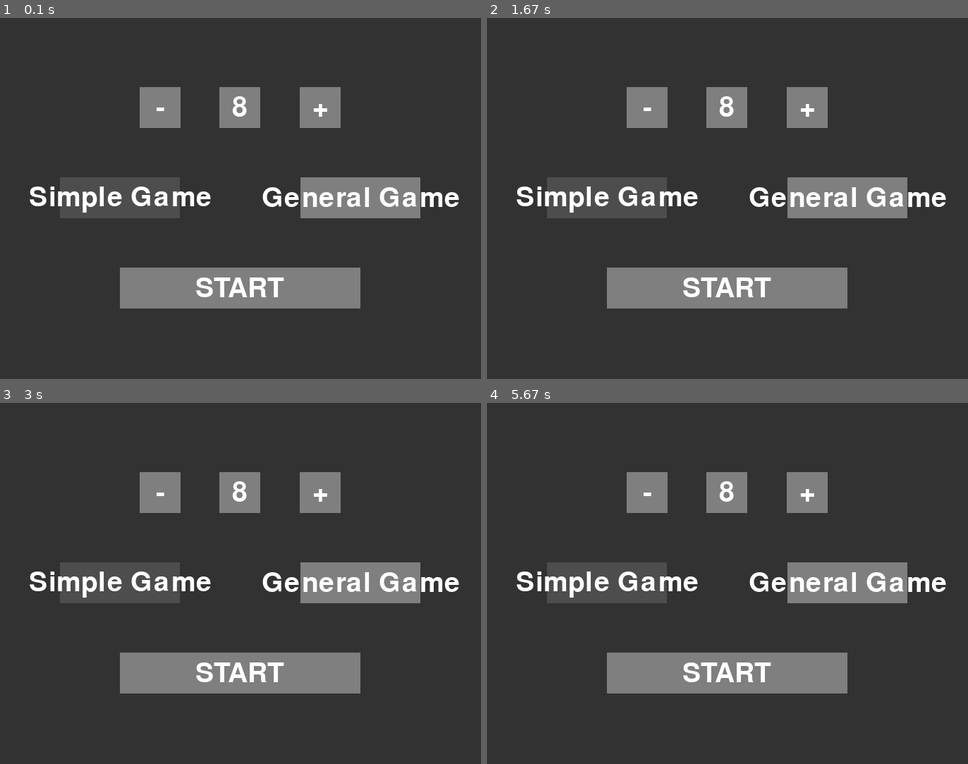
Above: before the commit, frames 1-4 (two rows, left to right).
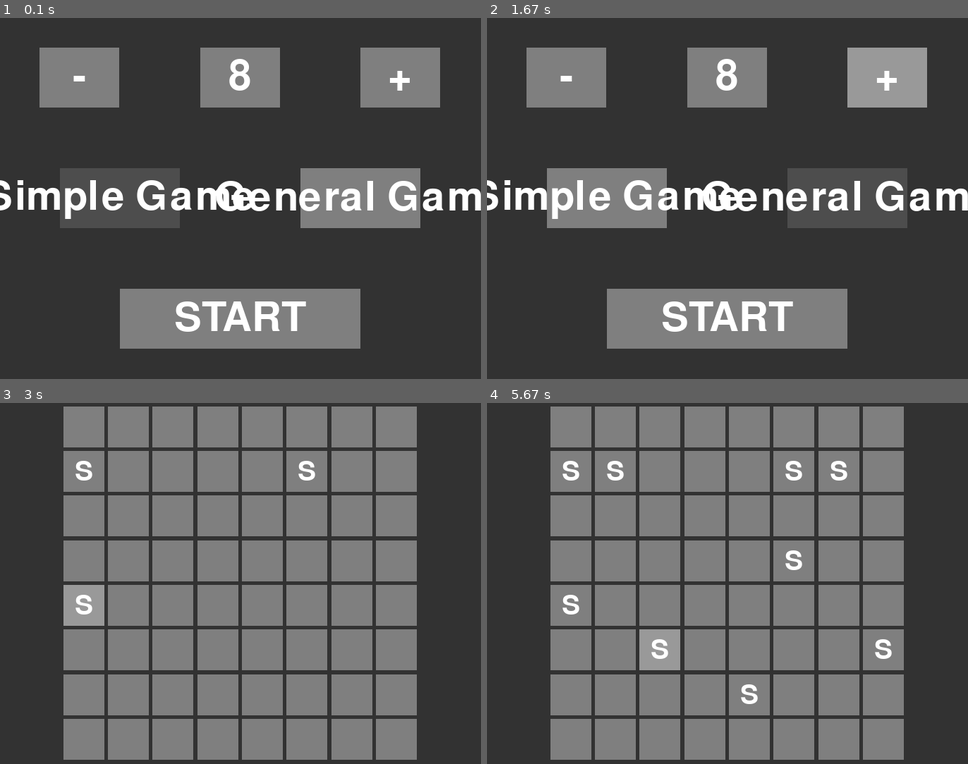
Above: after the commit, the same moments.

Repository: icaru52/sos-project-python
Game: pygame game, started from src/main.py
Two runs of this game, one before a commit and one after it. Both use one fixed random seed, a clock stepped at 60 frames per second and the inputs below.
Inputs (mouse positions are in pixels of both pictures, inside the frame that each line leads up to):
- Up to frame 1 (0.1 s): no input
- Up to frame 2 (1.67 s): press the mouse at (732, 223) at 0.37 s; move the mouse to (669, 212) at 0.47 s; release the mouse at (612, 202) at 0.6 s; press the mouse at (847, 198) at 0.7 s; move the mouse to (857, 212) at 0.8 s; release the mouse at (866, 223) at 0.93 s; press the mouse at (847, 198) at 1.03 s; move the mouse to (698, 140) at 1.13 s; release the mouse at (544, 82) at 1.27 s; press the mouse at (563, 75) at 1.37 s; move the mouse to (708, 68) at 1.47 s; release the mouse at (852, 61) at 1.6 s
- Up to frame 3 (3 s): click (230, 713) at 1.72 s; press the mouse at (81, 471) at 2.03 s; move the mouse to (187, 475) at 2.13 s; release the mouse at (293, 478) at 2.27 s; press the mouse at (264, 605) at 2.37 s; move the mouse to (168, 543) at 2.47 s; release the mouse at (72, 486) at 2.6 s; press the mouse at (394, 605) at 2.7 s; move the mouse to (250, 605) at 2.8 s; release the mouse at (105, 605) at 2.93 s
- Up to frame 4 (5.67 s): press the mouse at (703, 605) at 3.03 s; move the mouse to (751, 579) at 3.13 s; release the mouse at (794, 551) at 3.27 s; press the mouse at (881, 561) at 3.37 s; move the mouse to (809, 630) at 3.47 s; release the mouse at (732, 702) at 3.6 s; press the mouse at (660, 561) at 3.7 s; move the mouse to (645, 507) at 3.8 s; release the mouse at (636, 457) at 3.93 s; press the mouse at (660, 561) at 4.03 s; move the mouse to (698, 634) at 4.13 s; release the mouse at (737, 706) at 4.27 s; press the mouse at (881, 514) at 4.37 s; move the mouse to (876, 583) at 4.47 s; release the mouse at (871, 648) at 4.6 s; press the mouse at (751, 605) at 4.7 s; move the mouse to (761, 576) at 4.8 s; release the mouse at (770, 551) at 4.93 s; press the mouse at (751, 561) at 5.03 s; move the mouse to (799, 514) at 5.13 s; release the mouse at (852, 467) at 5.27 s; press the mouse at (568, 428) at 5.37 s; move the mouse to (612, 529) at 5.47 s; release the mouse at (655, 630) at 5.6 s

The runs differ from the first frame. In frame 1, 26% of the frame differs, in the area x 0-100%, y 8-92%; in frame 2, 29%; in frame 3, 56%; in frame 4, 57%, in the area x 6-96%, y 0-99%.

Commit message:
UI UserDict refactor. Button scaling made sane.

Diff:
--- a/src/game.py
+++ b/src/game.py
@@ -40,28 +40,19 @@
         self.board_ui.clear()
         for y in range(self.board.num_rows):
             for x in range(self.board.num_cols):
-                self.board_ui.add(str(x)+" "+str(y),
-                                  ui.Button(rect, self.board.get_char(x, y), {"x": x, "y": y}))
+                self.board_ui[f"{x} {y}"] = ui.Button(rect,
+                                                      self.board.get_char(x, y),
+                                                      {"x": x, "y": y})
 
         self.menu_ui.clear()
-
-        # size down
-        self.menu_ui.add("size_down", ui.Button(rect, "-"))
-
-        # current size
-        self.menu_ui.add("cur_size", ui.Button(rect, str(self.board.num_cols)))
-
-        # size up
-        self.menu_ui.add("size_up", ui.Button(rect, "+"))
-
-        # simple
-        self.menu_ui.add("simple_game", ui.Button(rect, "Simple Game", {}, True))
-
-        # general
-        self.menu_ui.add("general_game", ui.Button(rect, "General Game", {}, False))
-
-        # start
-        self.menu_ui.add("start_game", ui.Button(rect, "START"))
+        self.menu_ui = ui.UI({
+            "size_down"    : ui.Button(rect, "-"),
+            "cur_size"     : ui.Button(rect, str(self.board.num_cols)),
+            "size_up"      : ui.Button(rect, "+"),
+            "simple_game"  : ui.Button(rect, "Simple Game", {}, True),
+            "general_game" : ui.Button(rect, "General Game", {}, False),
+            "start_game"   : ui.Button(rect, "START")
+        })
 
     def resize(self) -> None:
         self.size = min(self.surface.get_size())
@@ -75,29 +66,29 @@
 
         for y in range(self.board.num_rows):
             for x in range(self.board.num_cols):
-                self.board_ui.buttons[str(x)+" "+str(y)].rect = ( # Cursed, I know...
+                self.board_ui[f"{x} {y}"].rect = ( # Cursed, I know...
                     pygame.Rect(board_offset[0] + (cell_size + gap_size) * x,
                                 board_offset[1] + (cell_size + gap_size) * y,
                                 cell_size,
                                 cell_size))
 
-        self.menu_ui.buttons["size_down"].rect = rect_center(width * 1/3, height * 1/4,
-                                                             cell_size, cell_size)
+        self.menu_ui["size_down"].rect    = rect_center(width * 1/6, height * 1/6,
+                                                        width * 1/6, height * 1/6)
 
-        self.menu_ui.buttons["cur_size"].rect = rect_center(width * 1/2, height * 1/4,
-                                                           cell_size, cell_size)
+        self.menu_ui["cur_size"].rect     = rect_center(width * 1/2, height * 1/6,
+                                                        width * 1/6, height * 1/6)
 
-        self.menu_ui.buttons["size_up"].rect = rect_center(width * 2/3, height * 1/4,
-                                                           cell_size, cell_size)
+        self.menu_ui["size_up"].rect      = rect_center(width * 5/6, height * 1/6,
+                                                        width * 1/6, height * 1/6)
 
-        self.menu_ui.buttons["simple_game"].rect = rect_center(width * 1/4, height * 1/2,
-                                                               width * 1/4, cell_size)
+        self.menu_ui["simple_game"].rect  = rect_center(width * 1/4, height * 1/2,
+                                                        width * 1/4, height * 1/6)
 
-        self.menu_ui.buttons["general_game"].rect = rect_center(width * 3/4, height * 1/2,
-                                                                width * 1/4, cell_size)
+        self.menu_ui["general_game"].rect = rect_center(width * 3/4, height * 1/2,
+                                                        width * 1/4, height * 1/6)
 
-        self.menu_ui.buttons["start_game"].rect = rect_center(width * 1/2, height * 3/4,
-                                                              width * 1/2, cell_size)
+        self.menu_ui["start_game"].rect   = rect_center(width * 1/2, height * 5/6,
+                                                        width * 1/2, height * 1/6)
 
 
     def draw_menu(self) -> None:
@@ -127,8 +118,8 @@
             line_color.hsla = (self.board.players[sos.player_id].hue, 100, 50, 100)
             draw_nice_line(self.surface,
                            line_color,
-                           self.board_ui.buttons[str(sos.p1[0])+" "+str(sos.p1[1])].rect.center,
-                           self.board_ui.buttons[str(sos.p2[0])+" "+str(sos.p2[1])].rect.center,
+                           self.board_ui[f"{sos.p1[0]} {sos.p1[1]}"].rect.center,
+                           self.board_ui[f"{sos.p2[0]} {sos.p2[1]}"].rect.center,
                            max(1, self.size / self.board.num_cols * 0.1))
 
     def menu_clicks(self, key: str, mouse_button: int = 1) -> None:
@@ -137,22 +128,22 @@
                 if self.board.num_cols > 3:
                     self.board.num_cols -= 1
                     self.board.num_rows -= 1
-                    self.menu_ui.buttons["cur_size"].text = str(self.board.num_cols)
+                    self.menu_ui["cur_size"].text = str(self.board.num_cols)
 
             case "size_up":
                 self.board.num_cols += 1
                 self.board.num_rows += 1
-                self.menu_ui.buttons["cur_size"].text = str(self.board.num_cols)
+                self.menu_ui["cur_size"].text = str(self.board.num_cols)
 
             case "simple_game":
                 self.board.game_mode = "simple"
-                self.menu_ui.buttons["simple_game"].clicked = True
-                self.menu_ui.buttons["general_game"].clicked = False
+                self.menu_ui["simple_game"].clicked = True
+                self.menu_ui["general_game"].clicked = False
 
             case "general_game":
                 self.board.game_mode = "general"
-                self.menu_ui.buttons["simple_game"].clicked = False
-                self.menu_ui.buttons["general_game"].clicked = True
+                self.menu_ui["simple_game"].clicked = False
+                self.menu_ui["general_game"].clicked = True
 
             case "start_game":
                 self.board.reset()
@@ -162,7 +153,7 @@
 
     def board_clicks(self, col: int, row: int, button: int = 1) -> None:
         self.board.make_move(col, row, board.Mark.S if button == 1 else board.Mark.O)
-        self.board_ui.buttons[str(col) + " " + str(row)].text = self.board.get_char(col, row)
+        self.board_ui[f"{col} {row}"].text = self.board.get_char(col, row)
 
     def end_clicks(self, pos: Sequence, button: int = 1) -> None:
         print("Endgame click detection not implemented")
--- a/src/pygame_helper.py
+++ b/src/pygame_helper.py
@@ -25,7 +25,7 @@
                    color: Sequence[int],
                    start_pos: Sequence[float],
                    end_pos: Sequence[float],
-                   width: float) -> pygame.Rect:
+                   width: float = 2) -> pygame.Rect:
 
     if len(start_pos) != 2 or len(end_pos) != 2:
         #any(not isinstance(x, int) for x in start_pos + end_pos)):
@@ -50,11 +50,6 @@
 
     return rect
 
-def rect_center(center_x: float,
-                center_y: float,
-                width: float,
-                height: float) -> pygame.Rect:
-    return pygame.Rect(center_x - width/2,
-                       center_y - height/2,
-                       width,
-                       height)
+def rect_center(center_x: float, center_y: float,
+                width: float, height: float) -> pygame.Rect:
+    return pygame.Rect(center_x - width/2, center_y - height/2, width, height)
--- a/src/ui.py
+++ b/src/ui.py
@@ -2,6 +2,7 @@
 # Project: 2023 Spring Semester SOS Project
 # Programmer: Ian Rowse <imrnnc@umsystem.edu>
 
+from collections import UserDict
 from collections.abc import Sequence
 from typing import Dict
 import pygame
@@ -27,11 +28,11 @@
         self.event_attrs = dict() if event_attrs is None else event_attrs
         self.clicked = clicked
 
-        self.color = pygame.Color("gray50") if color is None else color
-        self.hover_color = pygame.Color("gray60") if color is None else hover_color
-        self.clicked_color = pygame.Color("gray30") if color is None else clicked_color
+        self.color               = pygame.Color("gray50") if color is None else color
+        self.hover_color         = pygame.Color("gray60") if color is None else hover_color
+        self.clicked_color       = pygame.Color("gray30") if color is None else clicked_color
         self.clicked_hover_color = pygame.Color("gray40") if color is None else clicked_hover_color
-        self.text_color = pygame.Color("white") if color is None else text_color
+        self.text_color          = pygame.Color("white")  if color is None else text_color
 
 
     def is_hovered(self, pos: Sequence) -> bool:
@@ -62,23 +63,22 @@
         pygame.event.post(pygame.event.Event(BUTTON_CLICK, outattr))
 
 
-class UI:
-    def __init__(self) -> None:
-        self.buttons = dict()
-
-    def add(self, key: str, button: Button) -> None:
-        self.buttons[key] = button
-        self.buttons[key].event_attrs["key"] = key
-
-    def clear(self) -> None:
-        self.buttons = dict()
+class UI(UserDict):
+    def __setitem__(self, key: str, button: Button):
+        UserDict.__setitem__(self, key, button)
+        UserDict.__getitem__(self, key).event_attrs["key"] = key
 
     def draw(self, surface: pygame.Surface) -> None:
-        for key, b in self.buttons.items():
+        for b in self.values():
             b.draw(surface)
 
     def click(self, pos: Sequence, mouse_button: int = 1) -> None:
-        for key, b in self.buttons.items():
+        for b in self.values():
             if b.rect.collidepoint(pos):
                 b.click(mouse_button)
-                return
+                break
+
+    def hover(self, pos: Sequence) -> str:
+        for key, b in self.items():
+            if b.rect.collidepoint(pos):
+                return key
--- /dev/null
+++ b/src/uimain.py
@@ -0,0 +1,47 @@
+#!/usr/bin/env python3
+
+# File: uimain.py
+# Project: 2023 Spring Semester SOS Project
+# Programmer: Ian Rowse <imrnnc@umsystem.edu>
+
+from collections.abc import Sequence
+import os
+import pygame
+
+import ui
+
+if __name__ == "__main__":
+    os.environ["SDL_VIDEO_CENTERED"] = "1"
+    pygame.init()
+
+    surface = pygame.display.set_mode((512, 512))
+
+    keypad = ui.UI()
+
+    keypad["testbutton"] = ui.Button(pygame.Rect(100, 100, 100, 100), "Button")
+
+    #x = lambda: print("Hello world!")
+    #x()
+
+    running = True
+    while running:
+        for e in pygame.event.get():
+            match e.type:
+                case pygame.QUIT:
+                    running = False
+
+                case pygame.KEYDOWN:
+                    keys = pygame.key.get_pressed()
+                    if keys[pygame.K_q] or keys[pygame.K_ESCAPE]:
+                        running = False
+
+                case pygame.MOUSEBUTTONUP:
+                    pos = pygame.mouse.get_pos()
+                    keypad.click(pos)
+
+                case ui.BUTTON_CLICK:
+                    print("hello")
+
+        keypad.draw(surface)
+
+        pygame.display.update()
